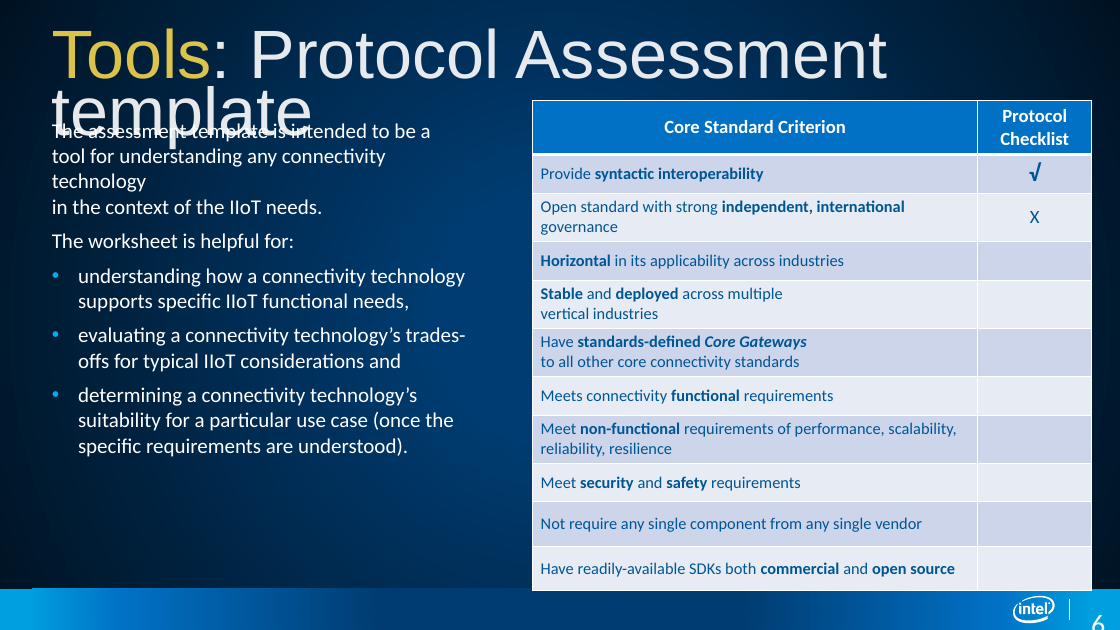
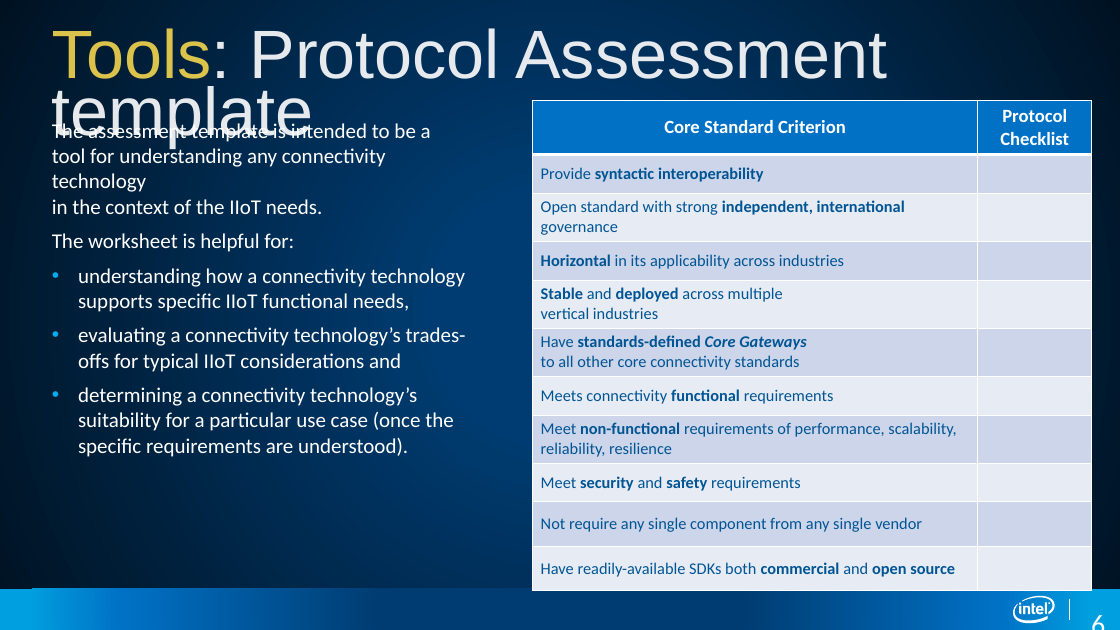
Before and after one commit to SSG-DRD-IOT/Industrial-IoT-Workshop, a slide deck: slide 6 of presentations/04-Industrial-Protocols.pptx. Drawn at 1120x630 pixels with LibreOffice and Linux fonts; fonts in the diff are those of the drawing. Boxes give left, top, right and bottom in pixels: in the first picture for what was removed or moved away, otherwise in the second. Text is boxed around its words. In the diff, an @@ line names an element or a change of style, - is before the commit and + after.

Commit message:
Update to the Protocols Module

```diff
--- a/presentations/04-Industrial-Protocols.pptx
+++ b/presentations/04-Industrial-Protocols.pptx
@@ table at [533, 101, 1091, 592] @@
-row 2, column 2: √
+row 2, column 2: 
-row 3, column 2: X
+row 3, column 2: 
```
Also in this commit, not shown: 3 other slides changed, 1 slide added, 1 slide removed.
